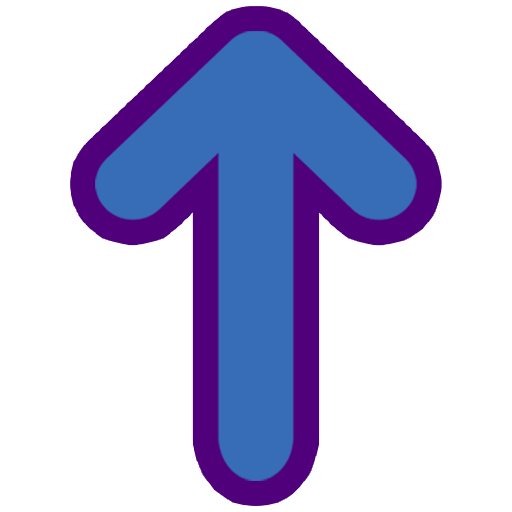
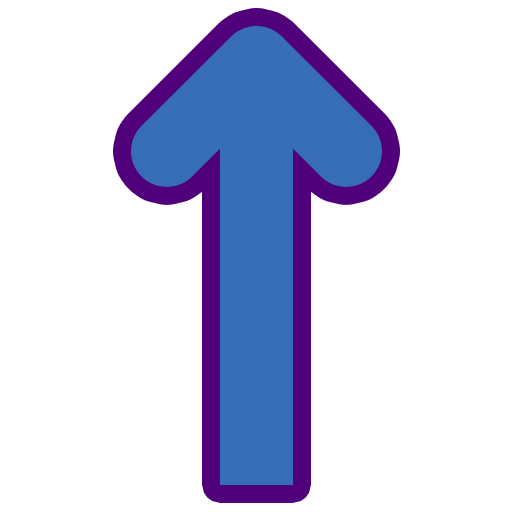
The second 512x512 image is a revision of the first. Changes to its layers:
removed layer "Layer 1" over [95, 31, 417, 481]
added group "Arrow" with 2 layers over [131, 26, 382, 485]
added layer "Rectangle 1" in group "Arrow" over [220, 153, 293, 485]
added layer "Rounded Arrow #12 - Shapes4FRE1" in group "Arrow" over [131, 26, 382, 312]
